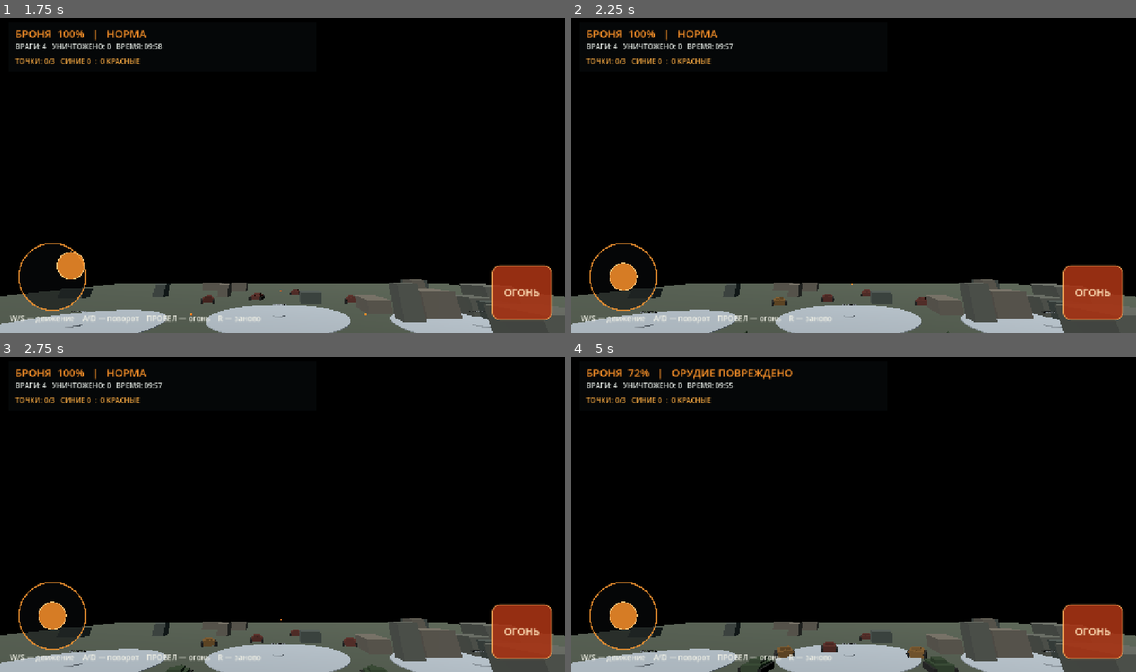
Above: before the commit, frames 1-4 (two rows, left to right).
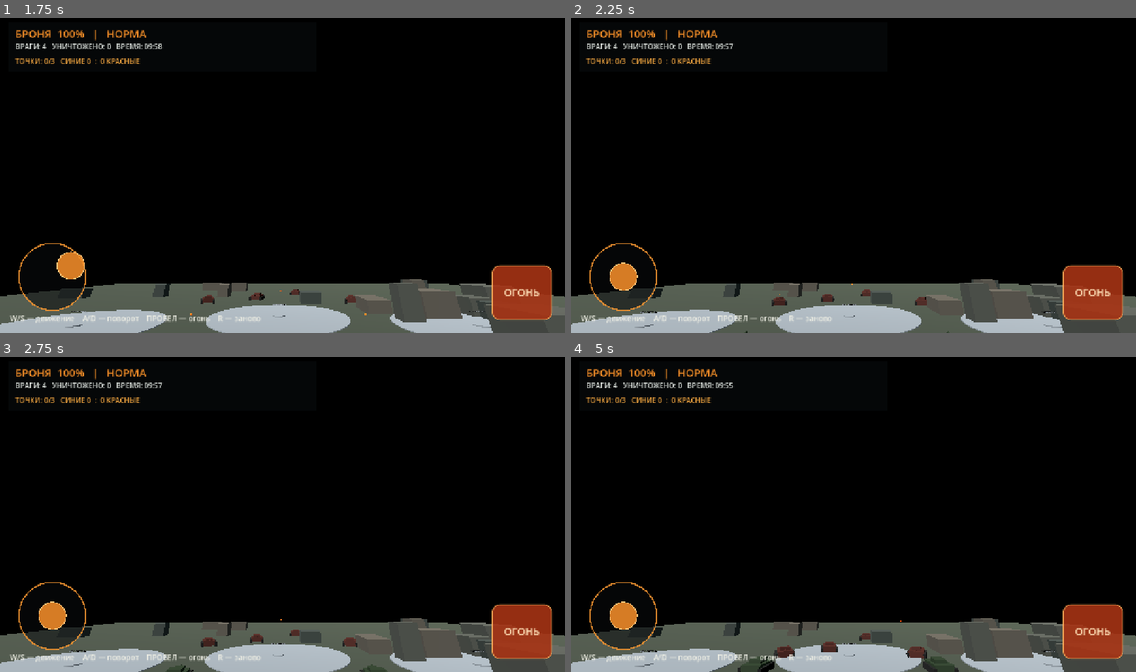
Above: after the commit, the same moments.

Repository: p87010834-ai/WAR-BATTLE-MOBILE
Game: Godot game, scene res://scenes/main.tscn
Same seed, same stepped clock (60 frames per second), same inputs: the game is played once before the commit and once after it.
Inputs (mouse positions are in pixels of both pictures, inside the frame that each line leads up to):
- Up to frame 1 (1.75 s): click "ОГОНЬ" at 0.5 s; tap Enter at 1.25 s; drag from (50, 276) to (339, 103) at 1.27 s
- Up to frame 2 (2.25 s): drag from (740, 191) to (825, 238) at 2.02 s
- Up to frame 3 (2.75 s): no input
- Up to frame 4 (5 s): move the mouse to (910, 442) at 2.77 s; hold D (turn_right) 2.78-3.5 s; tap Space (fire) at 2.85, 3.5, 4.35 s; drag from (825, 577) to (684, 464) at 3.52 s; move the mouse to (1023, 561) at 4.27 s; hold A (turn_left) from 4.28 s (still down)

Frame 1 is identical in both runs. In frame 2, less than 0.1% of the frame differs, in the area x 35-38%, y 87-92%; in frame 3, less than 0.1%; in frame 4, 0.7%, in the area x 10-63%, y 3-96%.

Commit message:
Use swept ray collision for tank shells

Diff:
--- a/godot/scripts/shell.gd
+++ b/godot/scripts/shell.gd
@@ -5,25 +5,38 @@
 var damage := 28.0
 var team := -1
 var lifetime := 3.0
+var shooter_id := 0
 
 func _ready() -> void:
-	direction = get_meta("direction", Vector3.FORWARD)
+	direction = get_meta("direction", Vector3.FORWARD).normalized()
 	speed = float(get_meta("speed", 55.0))
 	damage = float(get_meta("damage", 28.0))
 	team = int(get_meta("team", -1))
-	body_entered.connect(_on_body_entered)
-	area_entered.connect(_on_area_entered)
+	shooter_id = int(get_meta("shooter_id", 0))
+	collision_layer = 0
+	collision_mask = 0
+	monitoring = false
 
 func _physics_process(delta: float) -> void:
-	global_position += direction * speed * delta
+	var start := global_position
+	var finish := start + direction * speed * delta
+	var query := PhysicsRayQueryParameters3D.create(start, finish)
+	query.collide_with_areas = false
+	query.collide_with_bodies = true
+	var excluded: Array[RID] = [get_rid()]
+	var shooter := instance_from_id(shooter_id)
+	if shooter is CollisionObject3D:
+		excluded.append(shooter.get_rid())
+	query.exclude = excluded
+	var hit := get_world_3d().direct_space_state.intersect_ray(query)
+	if not hit.is_empty():
+		var body: Object = hit.collider
+		if body is WbmTank:
+			body.apply_damage(damage, team, hit.position)
+		global_position = hit.position
+		queue_free()
+		return
+	global_position = finish
 	lifetime -= delta
 	if lifetime <= 0.0:
 		queue_free()
-
-func _on_body_entered(body: Node3D) -> void:
-	if body is WbmTank:
-		body.apply_damage(damage, team, global_position)
-	queue_free()
-
-func _on_area_entered(_area: Area3D) -> void:
-	queue_free()
